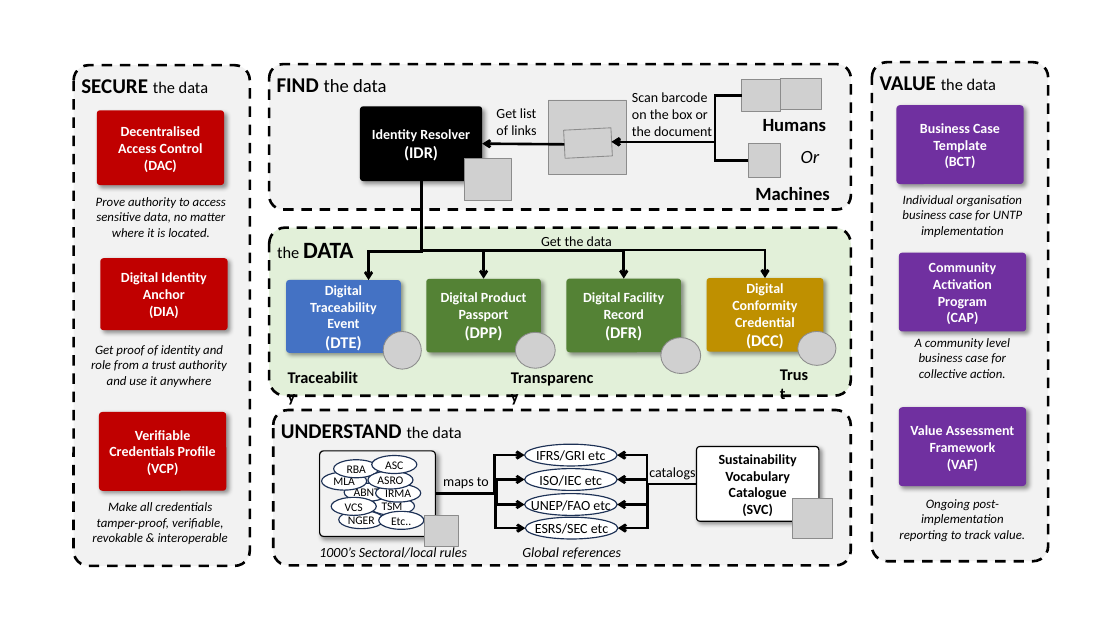
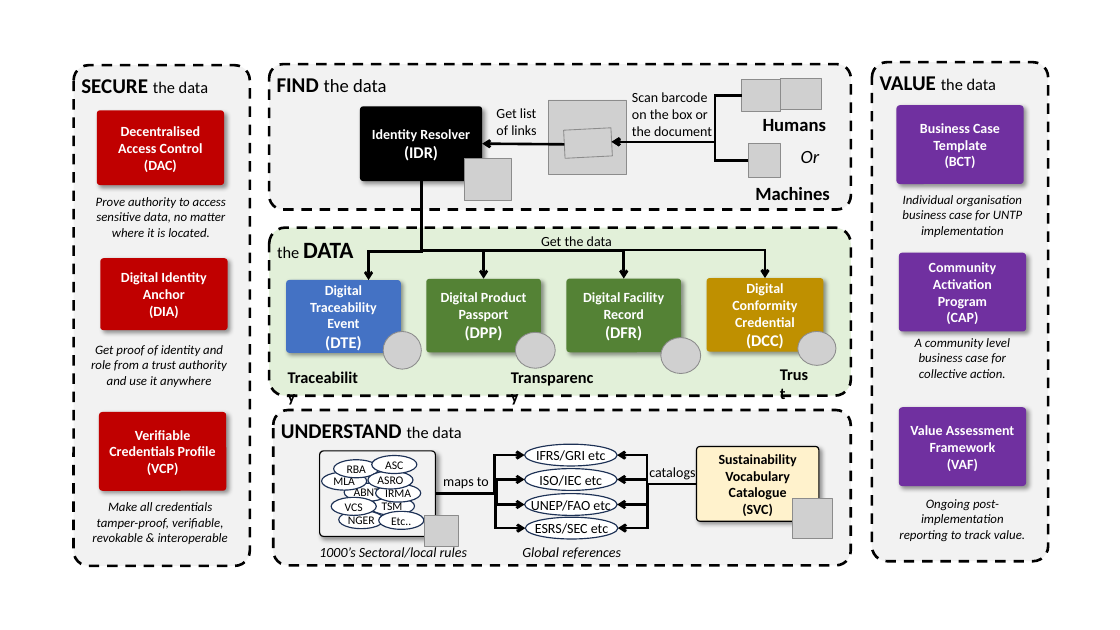
Before and after one commit to uncefact/spec-untp, a slide deck: slide 3 of website/docs/specification/UNTP-Diagrams-Specification.pptx. Drawn at 1120x630 pixels with LibreOffice and Linux fonts; fonts in the diff are those of the drawing; grey boxes stand for pictures. Boxes give left, top, right and bottom in pixels: in the first picture for what was removed or moved away, otherwise in the second. Text is boxed around its words. In the diff, an @@ line names an element or a change of style, - is before the commit and + after.

```diff
--- a/website/docs/specification/UNTP-Diagrams-Specification.pptx
+++ b/website/docs/specification/UNTP-Diagrams-Specification.pptx
@@ rounded rectangle "Sustainability Vocabulary Catalogue" at box(697, 447, 819, 522): fill #FFFFFF to #FFF2CC @@
```
Also in this commit, not shown: 1 slide added, 9 other files.
